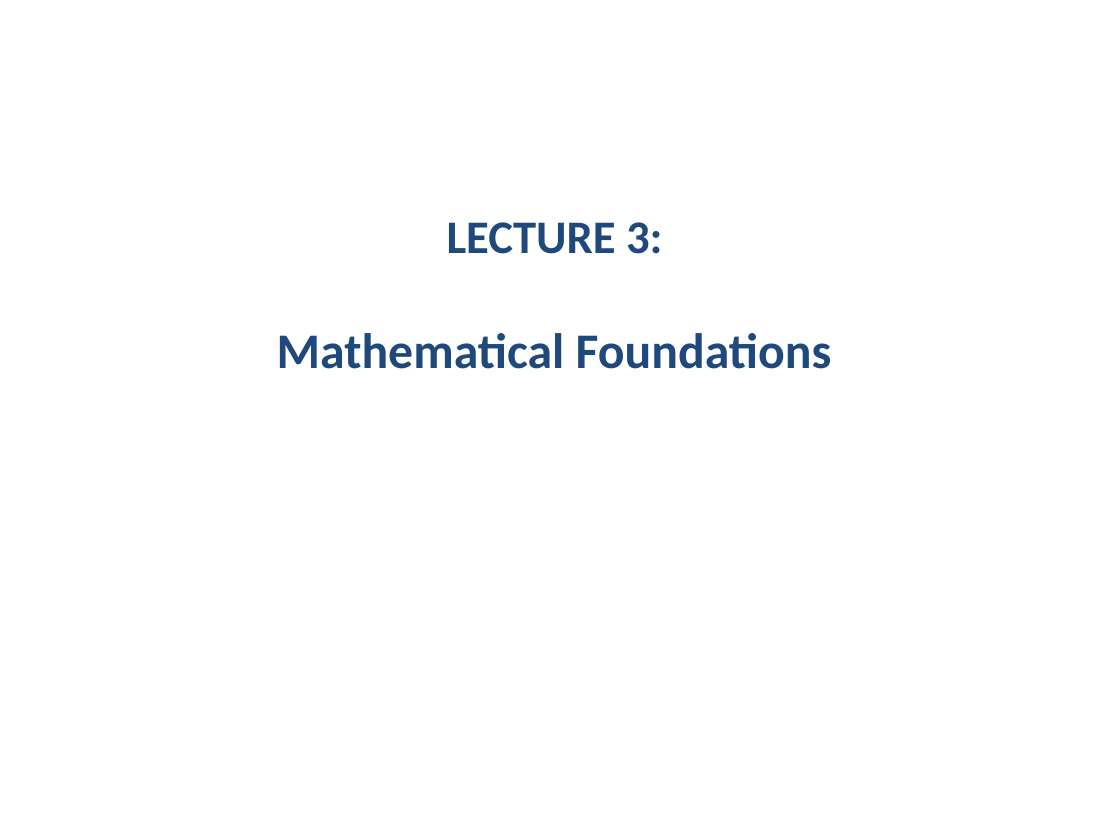
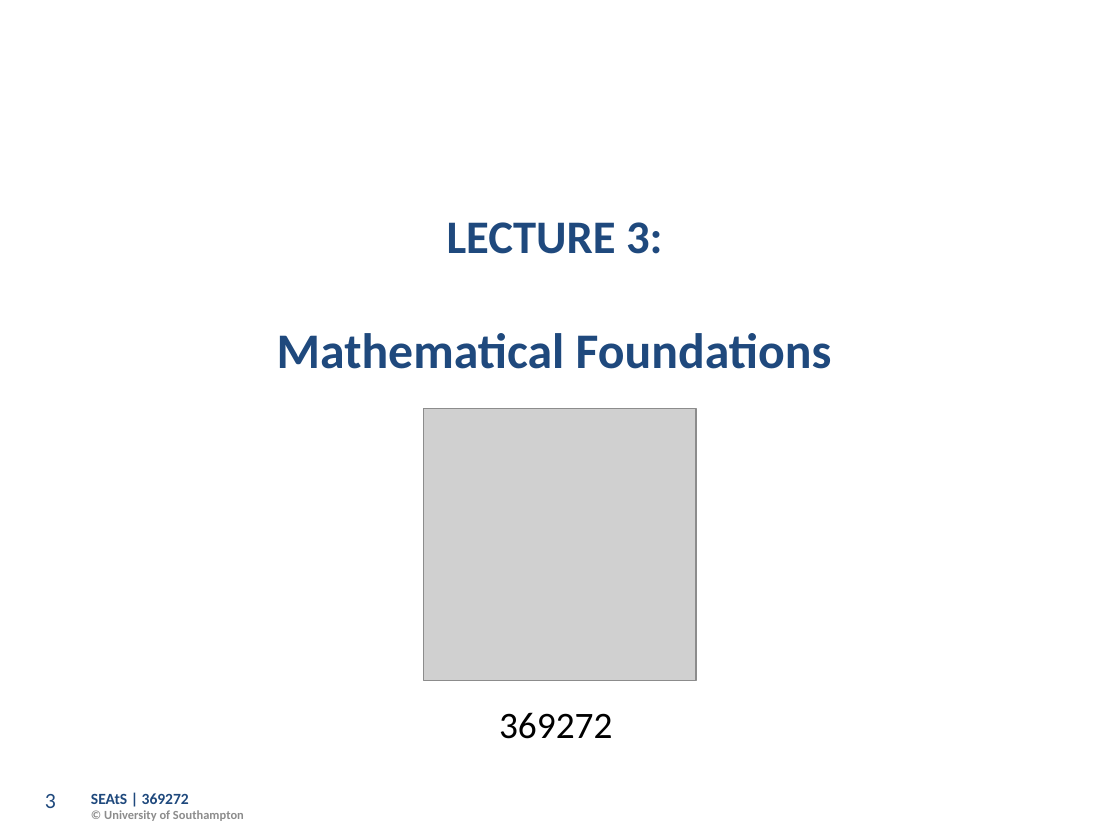
Before and after one commit to Dr-AlHashimy/Module_AICE2005_2627, a slide deck: slide 3 of html/COMP-_L4.3_PreLec.pptx. Drawn at 1120x840 pixels with LibreOffice and Linux fonts; fonts in the diff are those of the drawing; grey boxes stand for pictures; background and template pictures are left out. Boxes give left, top, right and bottom in pixels: in the first picture for what was removed or moved away, otherwise in the second. Text is boxed around its words. In the diff, an @@ line names an element or a change of style, - is before the commit and + after.

```diff
--- a/html/COMP-_L4.3_PreLec.pptx
+++ b/html/COMP-_L4.3_PreLec.pptx
@@ picture added at (423, 408, 696, 680) @@
@@ text added at (499, 712, 612, 739), 24 pt, text #000000 @@
+369272
@@ page number added at (45, 794, 56, 808), 14 pt, text #1F497D @@
+3
@@ text added at (91, 793, 244, 821), 8 pt, text #8C8C8C, bold @@
+SEAtS | 369272
+© University of Southampton
```
Also in this commit, not shown: 16 other slides changed, 10 other files.
